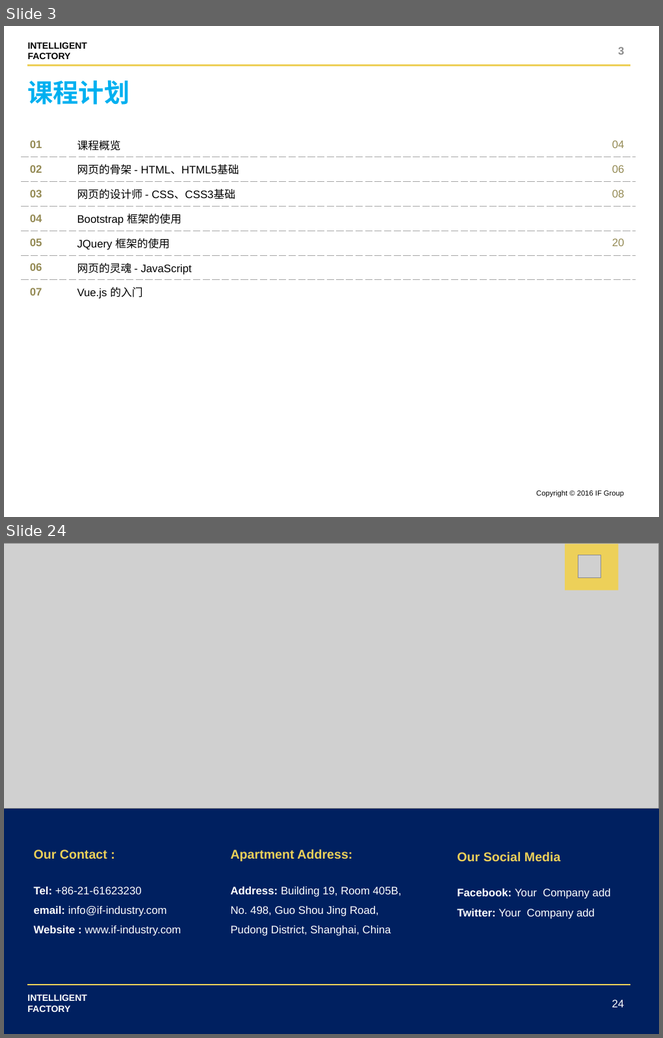
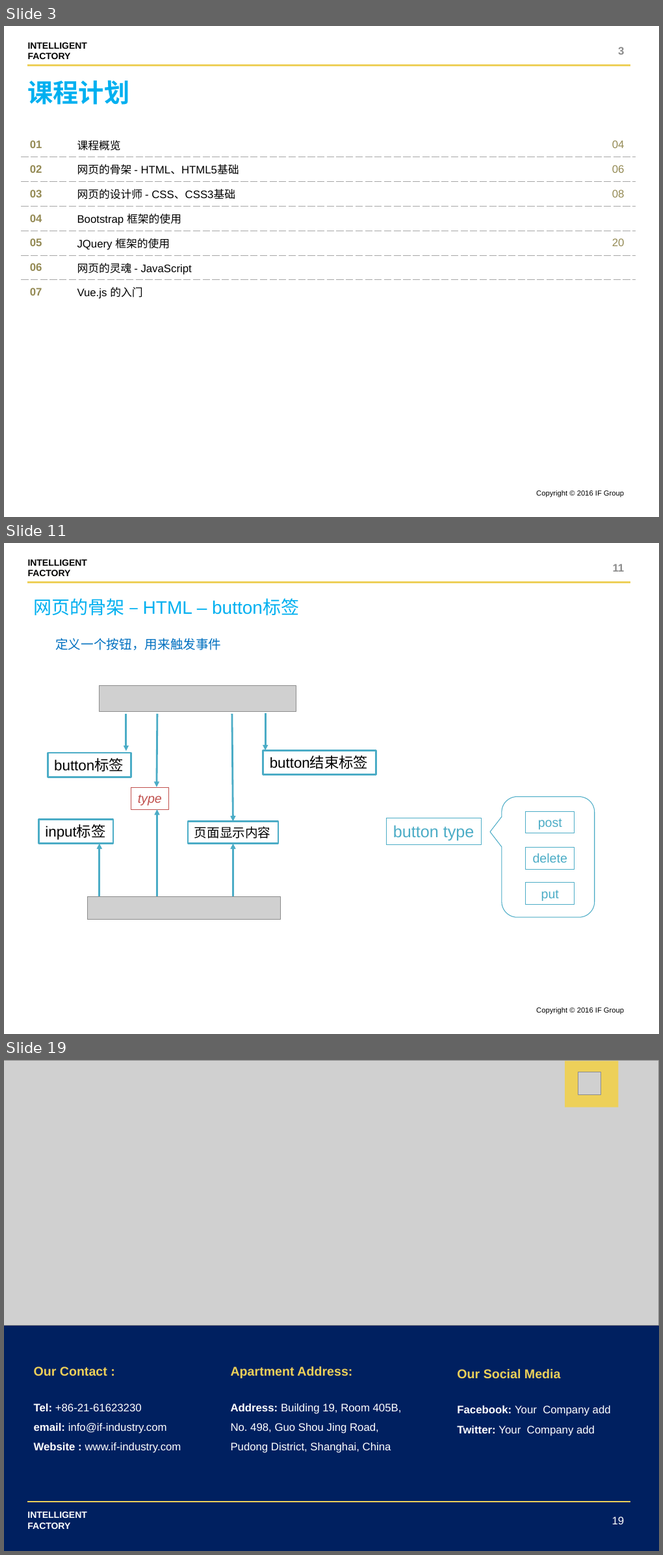
Before and after one commit to shentianyi/CompanyCource, a slide deck: CodeMonkey/cs05 UI前端/UI设计.pptx. Shown one above the other, each under a label of ours: slides 3 and 24 before the commit, slides 3, 11 and 19 after it; the slides between them are not shown. The pictures are 663x1038 and 663x1555 pixels, drawn with LibreOffice and Linux fonts; fonts in the diff are those of the drawing; grey boxes stand for pictures. Boxes give left, top, right and bottom in pixels: in the first picture for what was removed or moved away, otherwise in the second. Text is boxed around its words. In the diff, an @@ line names an element or a change of style, - is before the commit and + after.

Commit message:
html css

```diff
--- a/CodeMonkey/cs05 UI前端/UI设计.pptx
+++ b/CodeMonkey/cs05 UI前端/UI设计.pptx
@@ slide 11 added at [4,543,659,1034], background #FFFFFF; not listed: 3 template elements that a slide beside it also shows @@
@@ page number added at [613,564,625,572], 12 pt, text #8C8C8C, bold @@
+11
@@ text added at [34,598,299,616], 20 pt, text #00B0F0 @@
+网页的骨架 – HTML – button标签
@@ text added at [55,638,221,650], 14 pt, text #0070C0 @@
+定义一个按钮，用来触发事件
@@ picture added at [100,686,296,712] @@
@@ arrow added from (126, 714) to (126, 752), #4BACC6 2 pt @@
@@ arrow added from (157, 714) to (157, 787), #4BACC6 2 pt @@
@@ arrow added from (232, 714) to (233, 821), #4BACC6 2 pt @@
@@ arrow added from (265, 713) to (265, 751), #4BACC6 2 pt @@
@@ rectangle added at [48,754,131,778], fill #FFFFFF, outline #4BACC6 2 pt, 16 pt, text #000000 @@
+button标签
@@ rectangle added at [263,751,376,775], fill #FFFFFF, outline #4BACC6 2 pt, 16 pt, text #000000 @@
+button结束标签
@@ rectangle added at [131,787,168,809], outline #C0504D 0.75 pt, 14 pt, text #C0504D, italic @@
+type
@@ arrow added from (157, 897) to (157, 809), #4BACC6 2 pt @@
@@ rectangle added at [38,819,113,844], fill #FFFFFF, outline #4BACC6 2 pt, 16 pt, text #000000 @@
+input标签
@@ rectangle added at [188,821,278,844], fill #FFFFFF, outline #4BACC6 2 pt, 14 pt, text #000000 @@
+页面显示内容
@@ rectangle added at [387,818,482,845], outline #4BACC6 0.75 pt, 18 pt, text #4BACC6 @@
+button type
@@ arrow added from (100, 897) to (100, 844), #4BACC6 2 pt @@
@@ arrow added from (233, 897) to (233, 844), #4BACC6 2 pt @@
@@ group added at [502,797,595,918]: 3 rectangles, 1 rounded speech box @@
+post
+put
+delete
@@ picture added at [87,897,280,920] @@
@@ what was slide 24 is now slide 19 @@
@@ page number at [612,1517,625,1525]: text changed @@
-24
+19
```
Also in this commit, not shown: 4 slides changed, 10 other slides added, 16 slides removed, 1 other file.
